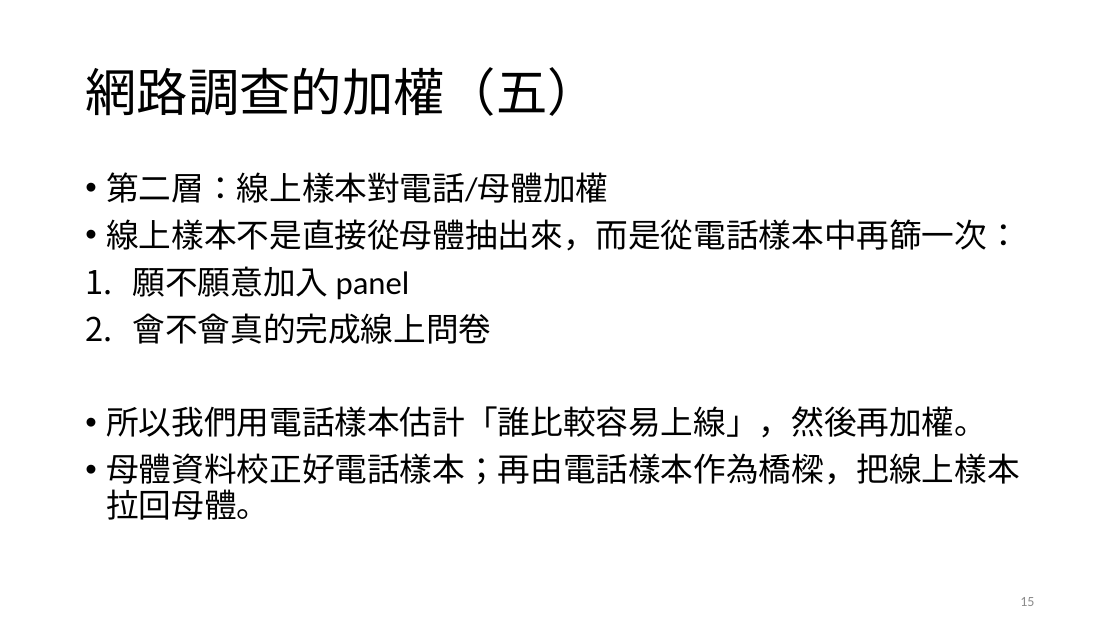
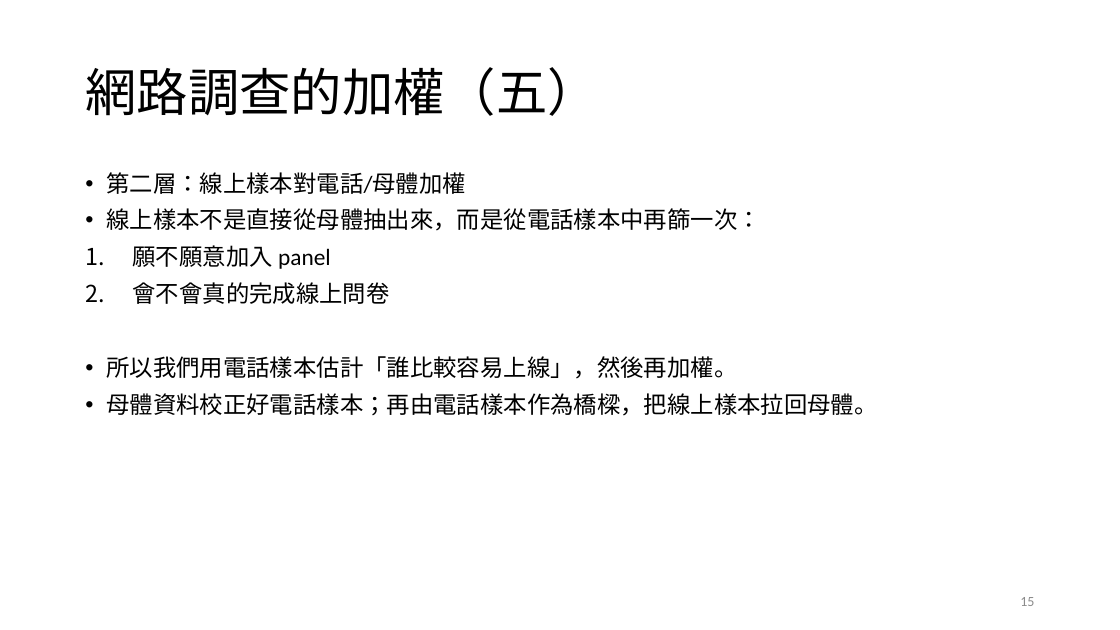
Before and after one commit to TsaiChiahung/PublicOpinion2026, a slide deck: slide 15 of 投影片/民意與調查Week4.pptx. Drawn at 1120x630 pixels with LibreOffice and Linux fonts; fonts in the diff are those of the drawing. Boxes give left, top, right and bottom in pixels: in the first picture for what was removed or moved away, otherwise in the second. Text is boxed around its words. In the diff, an @@ line names an element or a change of style, - is before the commit and + after.

```diff
--- a/投影片/民意與調查Week4.pptx
+++ b/投影片/民意與調查Week4.pptx
@@ text "第二層：線上樣本對電話/母體加權" at [106,172,877,416]: size 28 to 20 pt @@
```
Also in this commit, not shown: 1 other slide changed, 4 slides added, 1 slide removed, 1 other file.
